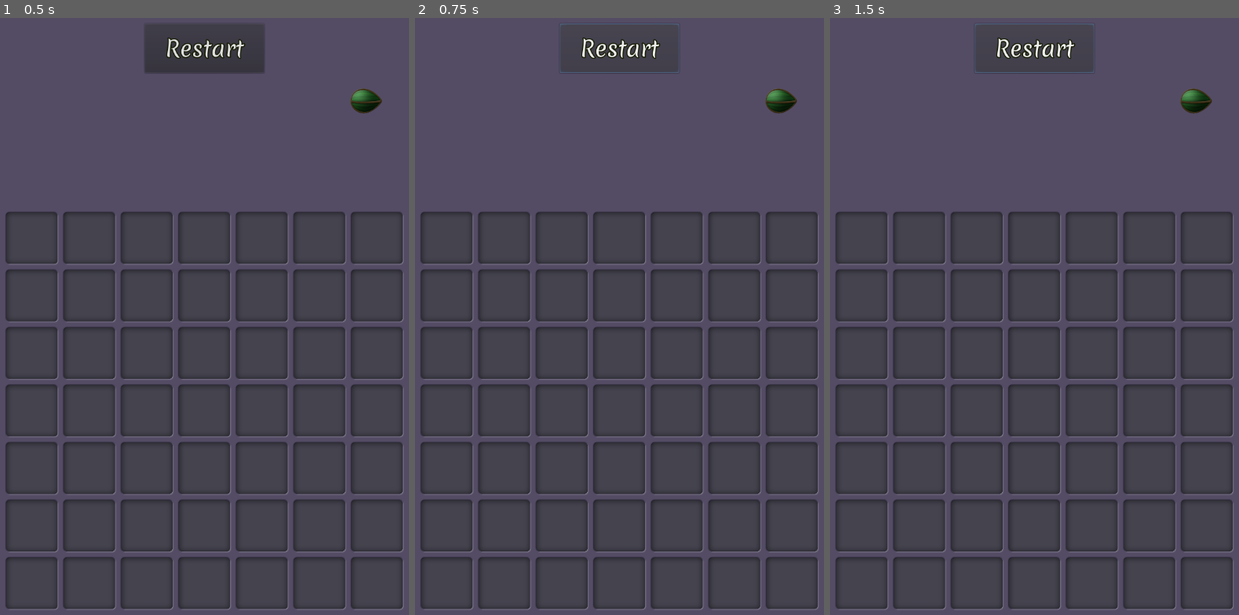
Above: before the commit, frames 1-3 (left to right).
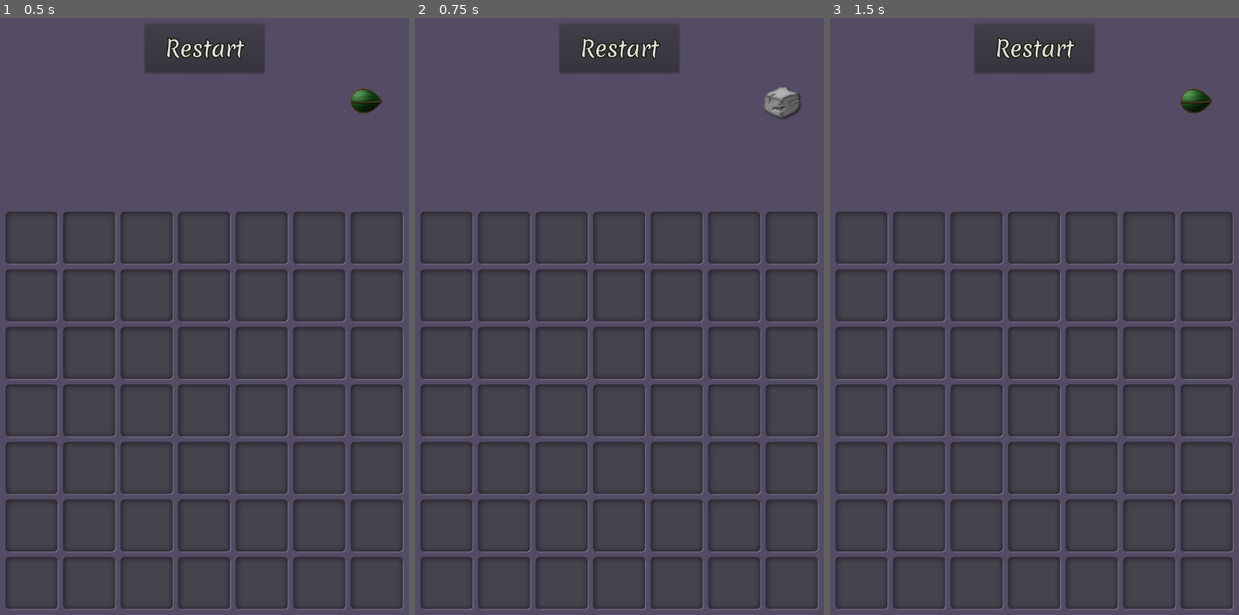
Above: after the commit, the same moments.

Repository: vibrunazo/godot-ttt
Game: Godot game, scene res://scenes/main.tscn
Same seed, same stepped clock (60 frames per second), same inputs: the game is played once before the commit and once after it.
Inputs:
- Up to frame 1 (0.5 s): no input
- Up to frame 2 (0.75 s): click "Restart" at 0.5 s
- Up to frame 3 (1.5 s): click "Restart" at 1.25 s

Frame 1 is identical in both runs. In frame 2, 0.4% of the frame differs, in the area x 35-95%, y 0-17%; in frame 3, 0.1%.

Commit message:
restart implemented

Diff:
--- a/scenes/main.gd
+++ b/scenes/main.gd
@@ -25,4 +25,5 @@
 
 func _on_RestartButton_pressed():
 	print('restart')
+	get_tree().reload_current_scene()
 	pass # Replace with function body.
